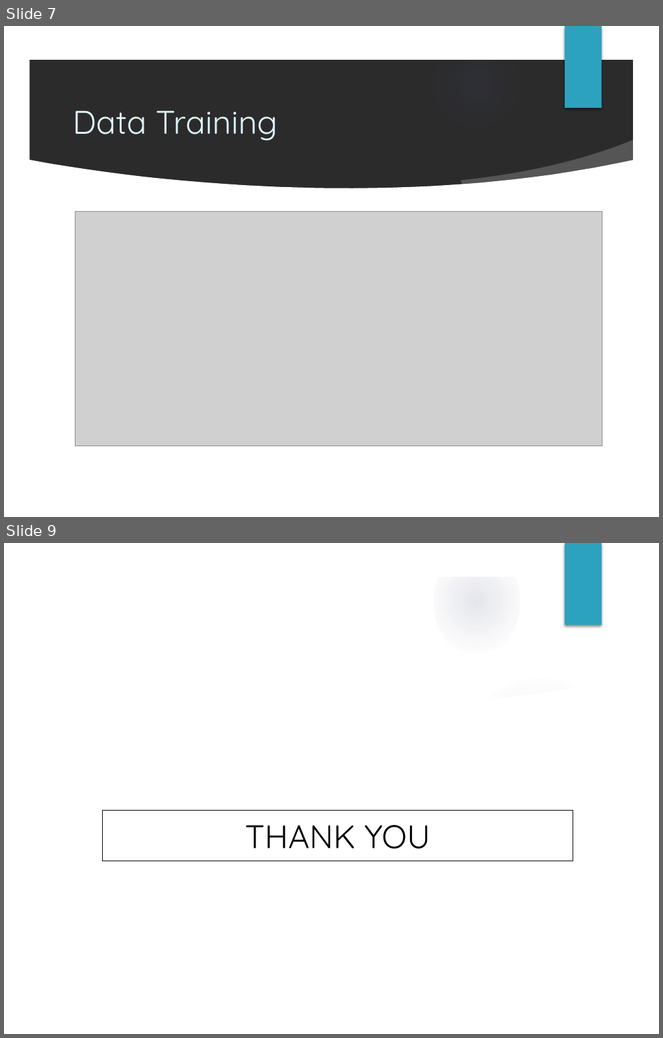
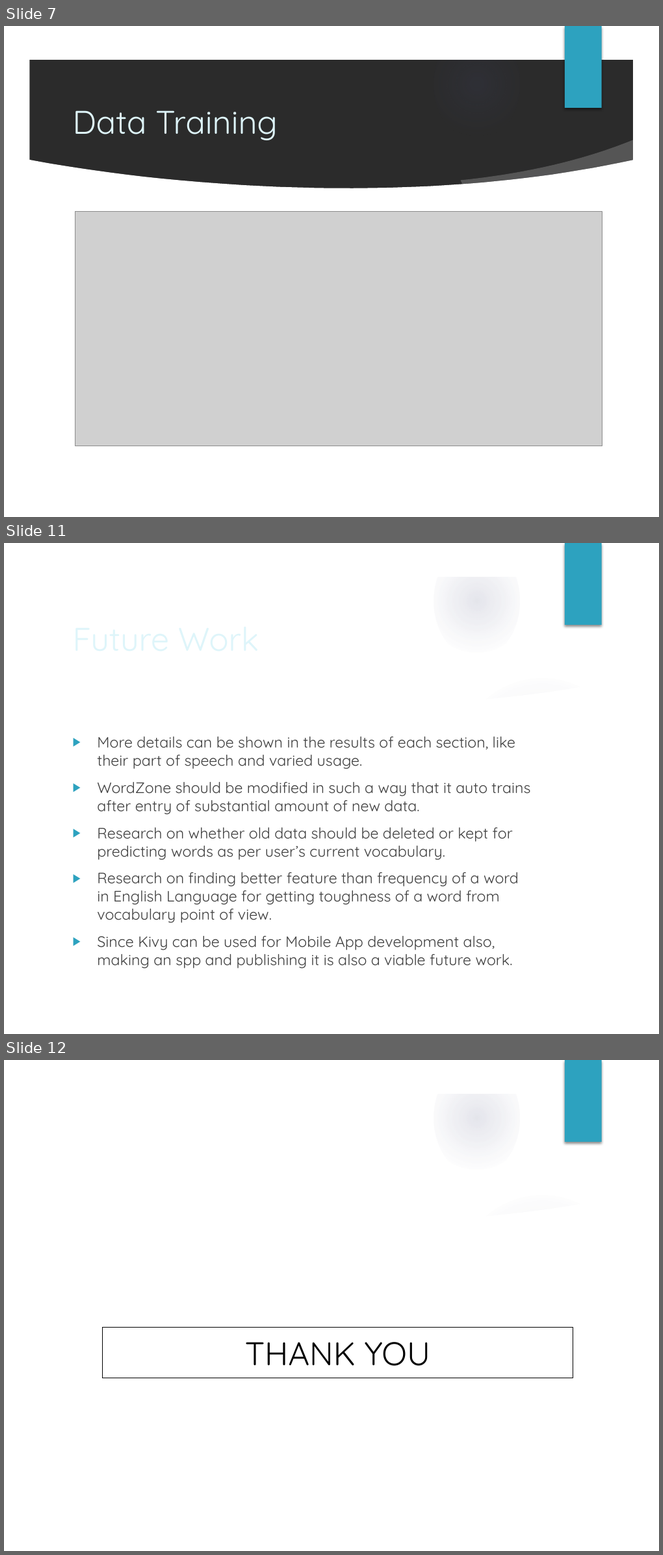
Before and after one commit to ritveak/Wordzone, a slide deck: Presentation final.pptx. Shown one above the other, each under a label of ours: slides 7 and 9 before the commit, slides 7, 11 and 12 after it; the slides between them are not shown. The pictures are 663x1038 and 663x1555 pixels, drawn with LibreOffice and Linux fonts; fonts in the diff are those of the drawing; grey boxes stand for pictures; background and template pictures are left out; a plain dark background stands for a picture behind light text. Boxes give left, top, right and bottom in pixels: in the first picture for what was removed or moved away, otherwise in the second. Text is boxed around its words. In the diff, an @@ line names an element or a change of style, - is before the commit and + after.

```diff
--- a/Presentation final.pptx
+++ b/Presentation final.pptx
@@ slide 11 added at (4,543,659,1034), background picture (left out); not listed: 9 template elements that a slide beside it also shows @@
@@ text added at (97,737,530,969), 16.6 pt, text #404040 @@
+▶ More details can be shown in the results of each section, like their part of speech and varied usage.
+▶ WordZone should be modified in such a way that it auto trains after entry of substantial amount of new data.
+▶ Research on whether old data should be deleted or kept for predicting words as per user’s current vocabulary.
+▶ Research on finding better feature than frequency of a word in English Language for getting toughness of a word from vocabulary point of view.
+▶ Since Kivy can be used for Mobile App development also, making an spp and publishing it is also a viable future work.
@@ title added at (430,954,513,965), 36 pt, text #DEF5FA @@
+Future Work
@@ what was slide 9 is now slide 12 @@
```
Also in this commit, not shown: 1 slide changed, 2 other slides added, 9 other files.
